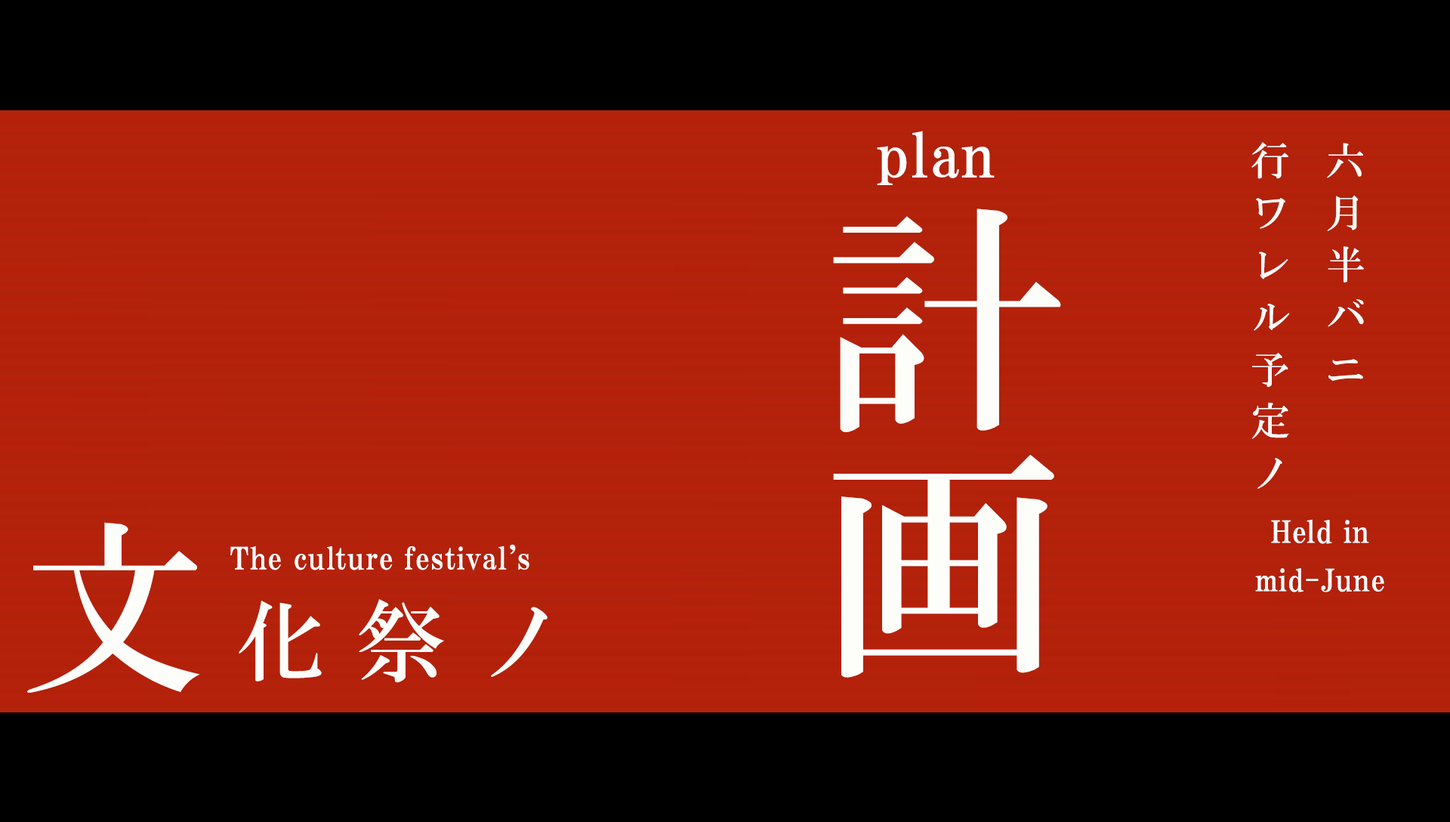
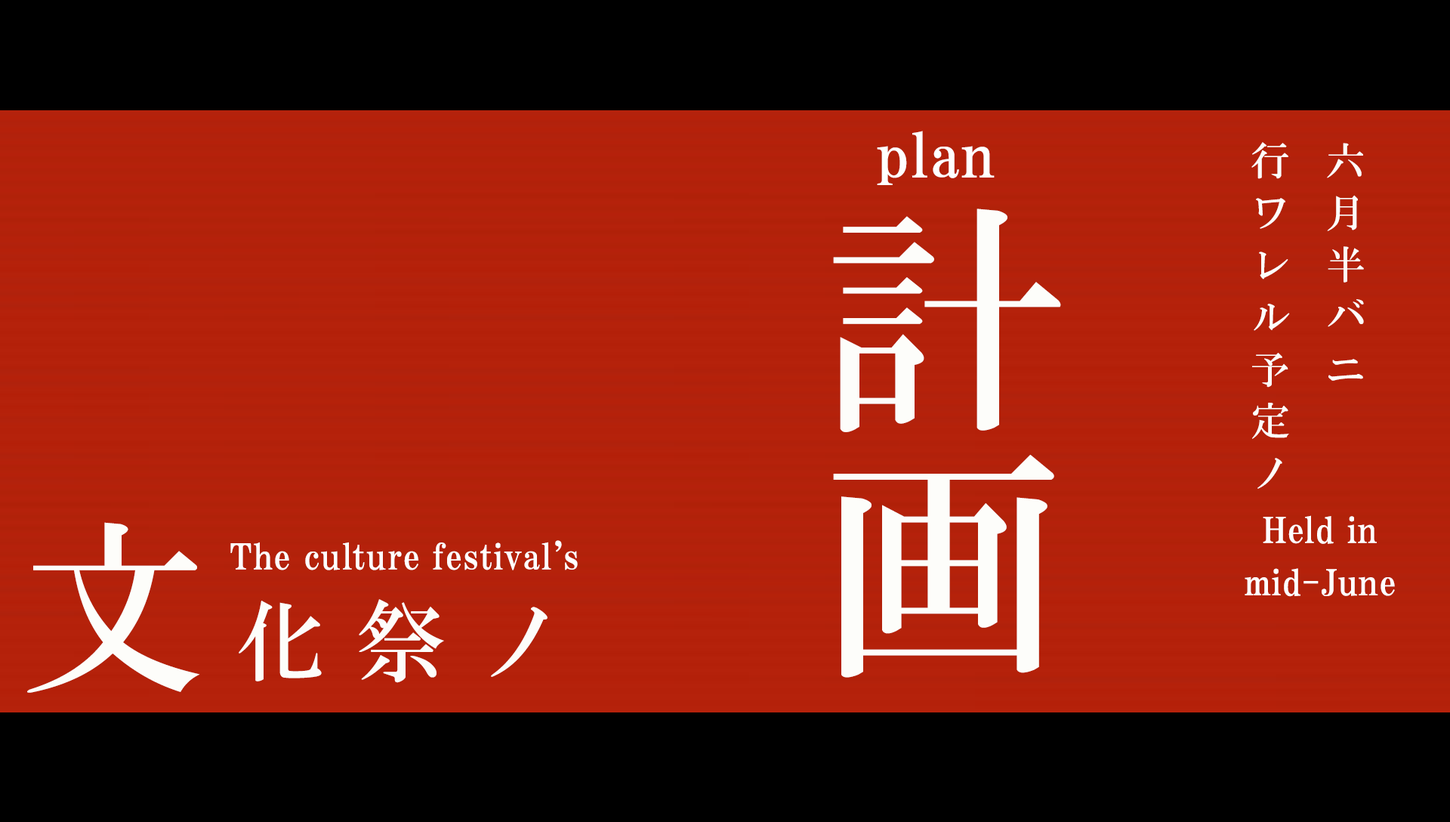
Two versions of the same layered image (w=1450, h=822). Layer-by-layer changes:
painted on "Held in mid-June" over (x1=1244, y1=515, x2=1395, y2=597)
painted on "The culture festival’s" over (x1=230, y1=539, x2=578, y2=571)
